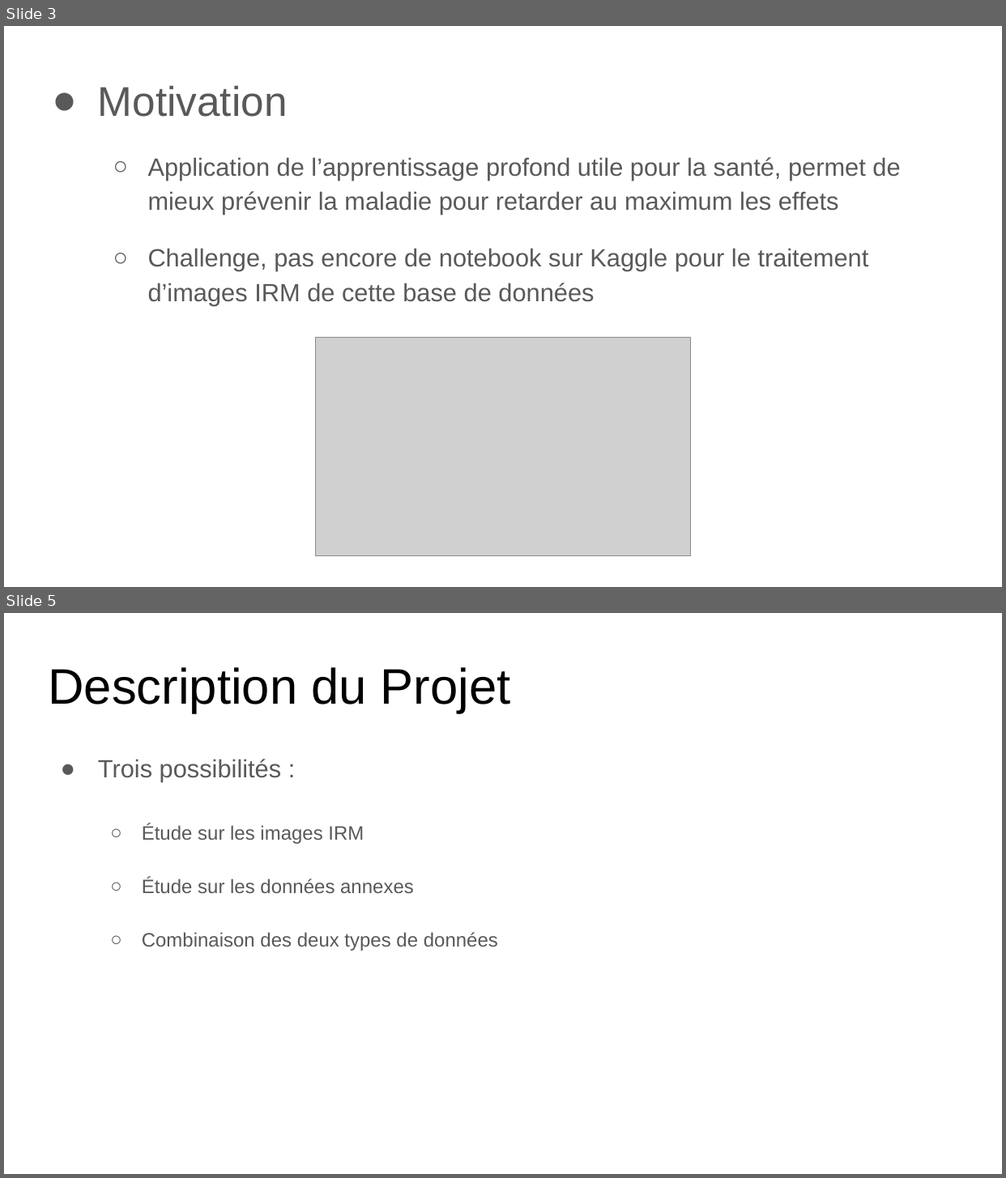
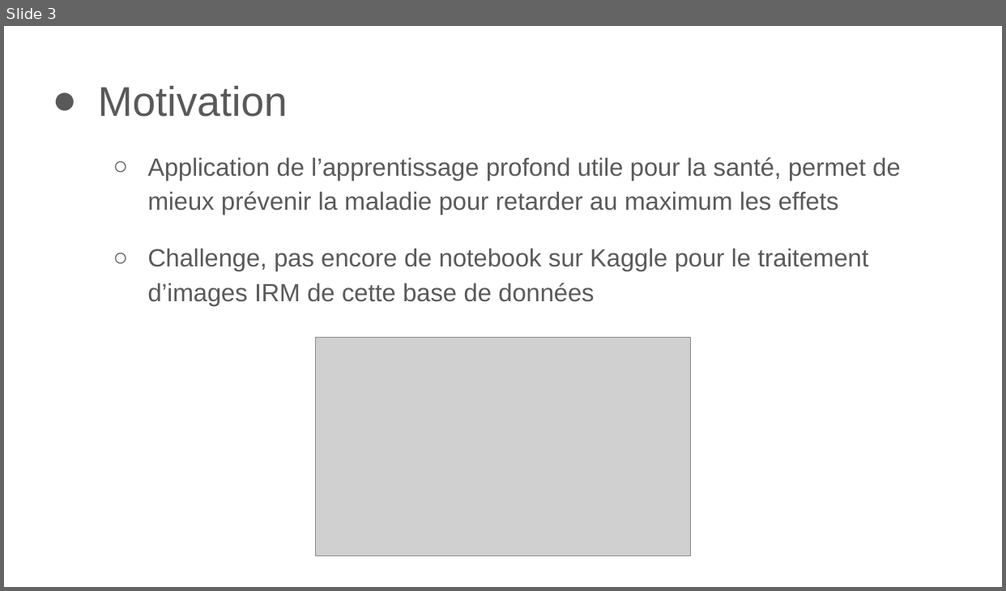
Before and after one commit to thovll/SYS819, a slide deck: Gabarit_Proposition_du_Projet.pptx. Shown one above the other, each under a label of ours: slides 3 and 5 before the commit, slide 3 after it; the slides between them are not shown. The pictures are 1006x1178 and 1006x591 pixels, drawn with LibreOffice and Linux fonts; fonts in the diff are those of the drawing; grey boxes stand for pictures. Boxes give left, top, right and bottom in pixels: in the first picture for what was removed or moved away, otherwise in the second. Text is boxed around its words. In the diff, an @@ line names an element or a change of style, - is before the commit and + after.

```diff
--- a/Gabarit_Proposition_du_Projet.pptx
+++ b/Gabarit_Proposition_du_Projet.pptx
@@ slide 5 removed at <box>4,613,1002,1174</box>, background #FFFFFF @@
@@ title removed at <box>48,667,511,713</box> @@
-Description du Projet
@@ text removed at <box>98,759,498,951</box> @@
-● Trois possibilités :
-  ○ Étude sur les images IRM
-  ○ Étude sur les données annexes
-  ○ Combinaison des deux types de données
```
Also in this commit, not shown: 3 slides changed, 1 slide added, 8 other files.
